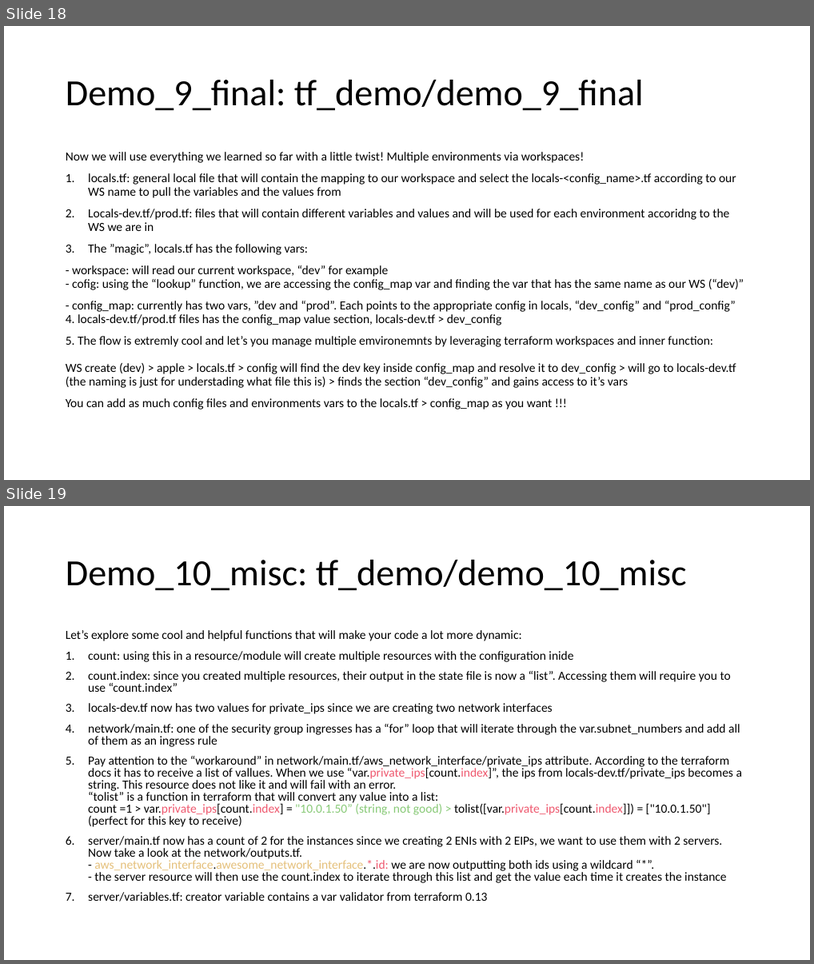
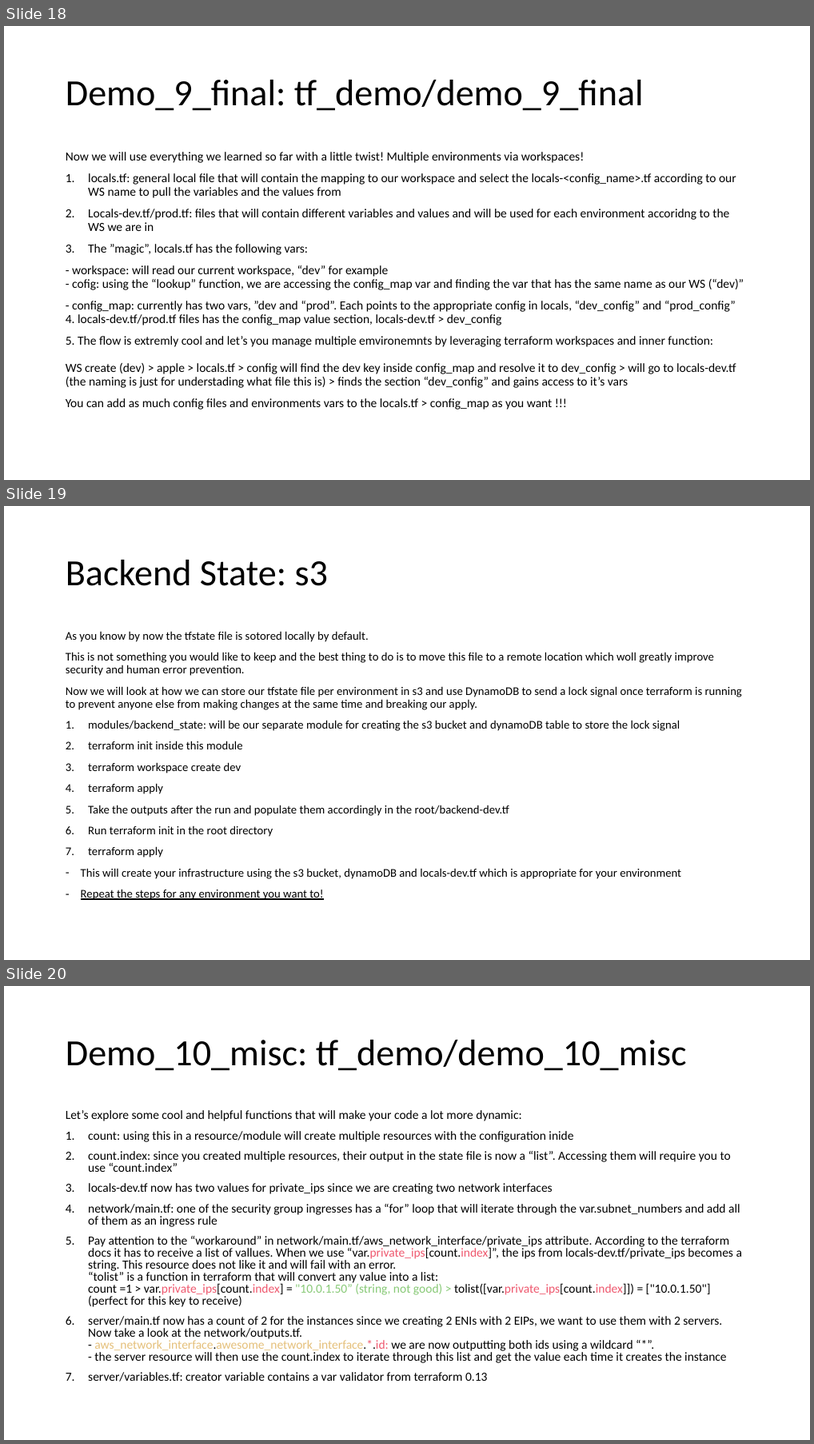
Before and after one commit to JohnMops/tf-demo, a slide deck: tf-demo-presentation.pptx. Shown one above the other, each under a label of ours: slides 18 and 19 before the commit, slides 18, 19 and 20 after it. The pictures are 814x964 and 814x1444 pixels, drawn with LibreOffice and Linux fonts; fonts in the diff are those of the drawing. Boxes give left, top, right and bottom in pixels: in the first picture for what was removed or moved away, otherwise in the second. Text is boxed around its words. In the diff, an @@ line names an element or a change of style, - is before the commit and + after.

Commit message:
adding backend

```diff
--- a/tf-demo-presentation.pptx
+++ b/tf-demo-presentation.pptx
@@ slide 19 added at [4,506,810,960], background #FFFFFF @@
@@ title added at [66,560,328,586], 44 pt, text #000000 @@
+Backend State: s3
@@ text added at [66,631,742,900], 14 pt, text #000000 @@
+As you know by now the tfstate file is sotored locally by default.
+This is not something you would like to keep and the best thing to do is to move this file to a remote location which woll greatly improve security and human error prevention.
+Now we will look at how we can store our tfstate file per environment in s3 and use DynamoDB to send a lock signal once terraform is running to prevent anyone else from making changes at the same time and breaking our apply.
+1. modules/backend_state: will be our separate module for creating the s3 bucket and dynamoDB table to store the lock signal
+2. terraform init inside this module
+3. terraform workspace create dev
+4. terraform apply
+5. Take the outputs after the run and populate them accordingly in the root/backend-dev.tf
+6. Run terraform init in the root directory
+7. terraform apply
+– This will create your infrastructure using the s3 bucket, dynamoDB and locals-dev.tf which is appropriate for your environment
+– Repeat the steps for any environment you want to!
@@ what was slide 19 is now slide 20 @@
```
Also in this commit, not shown: 4 slides changed.
